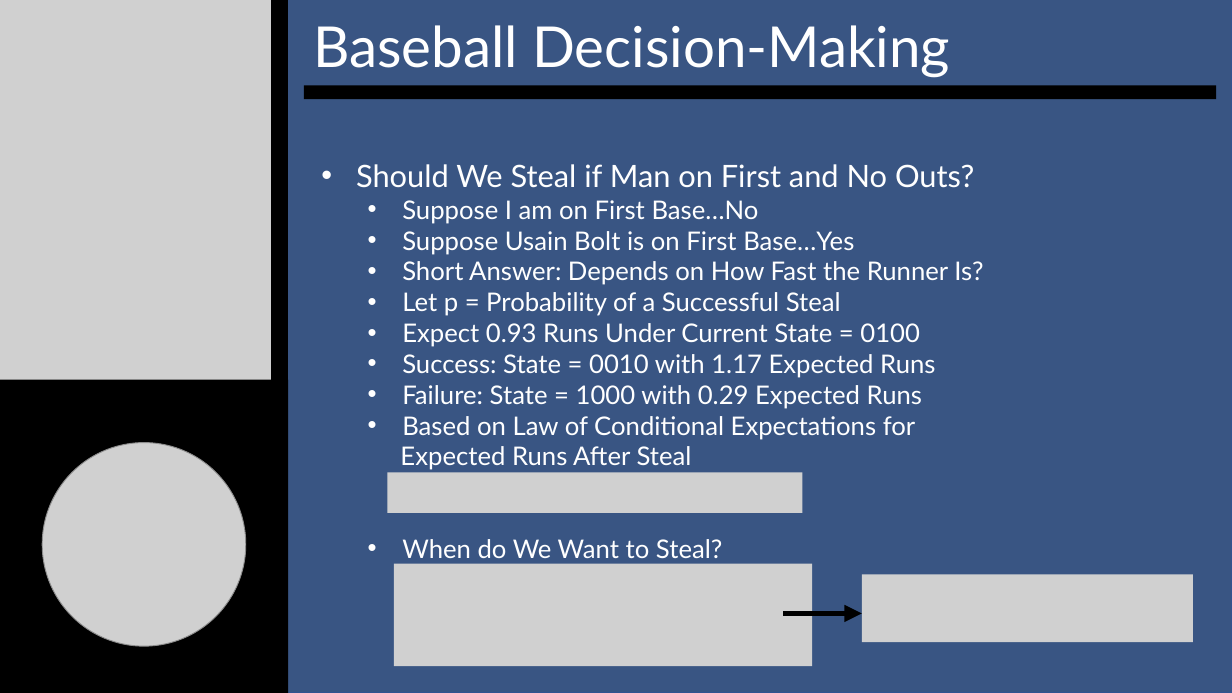
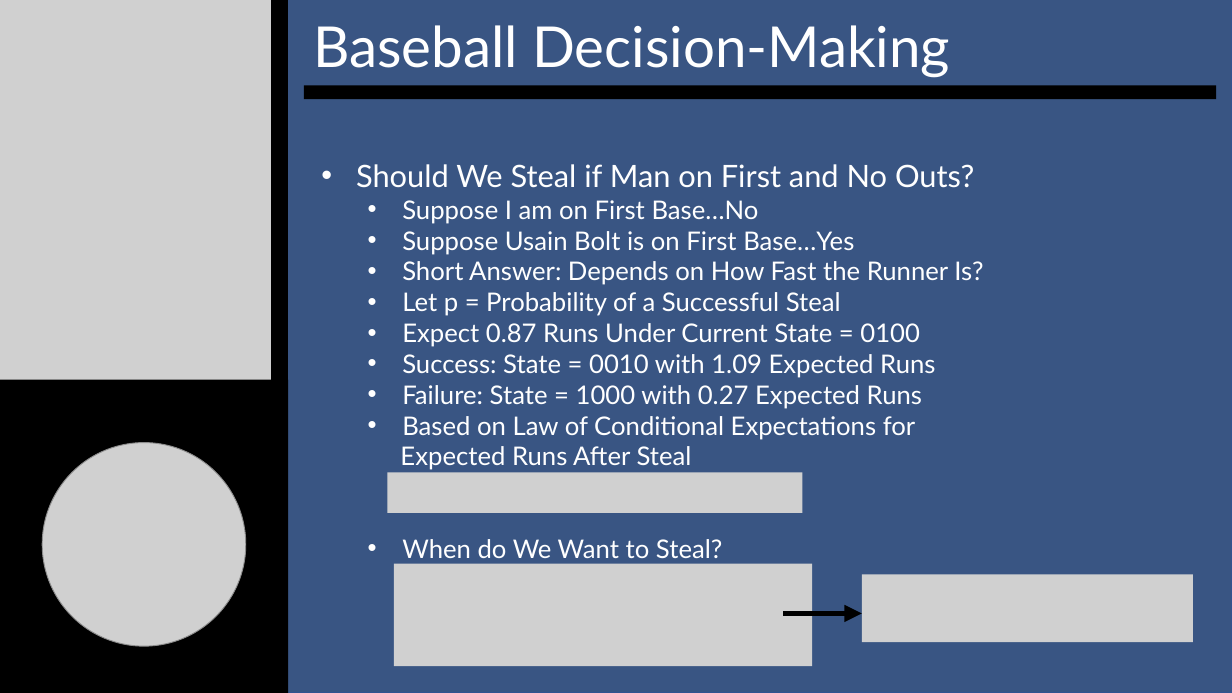
Before and after one commit to SuperMarioGiacomazzo/STOR538_WEBSITE, a slide deck: slide 10 of Slides/Baseball 5/Baseball_5_Lecture.pptx. Drawn at 1232x693 pixels with LibreOffice and Linux fonts; fonts in the diff are those of the drawing; grey boxes stand for pictures. Boxes give left, top, right and bottom in pixels: in the first picture for what was removed or moved away, otherwise in the second. Text is boxed around its words. In the diff, an @@ line names an element or a change of style, - is before the commit and + after.

```diff
--- a/Slides/Baseball 5/Baseball_5_Lecture.pptx
+++ b/Slides/Baseball 5/Baseball_5_Lecture.pptx
@@ text at [402,323,935,409]: text changed @@
-  • Expect 0.93 Runs Under Current State = 0100
-  • Success: State = 0010 with 1.17 Expected Runs
-  • Failure: State = 1000 with 0.29 Expected Runs
+  • Expect 0.87 Runs Under Current State = 0100
+  • Success: State = 0010 with 1.09 Expected Runs
+  • Failure: State = 1000 with 0.27 Expected Runs
```
Also in this commit, not shown: 6 other slides changed, 6 other files.
